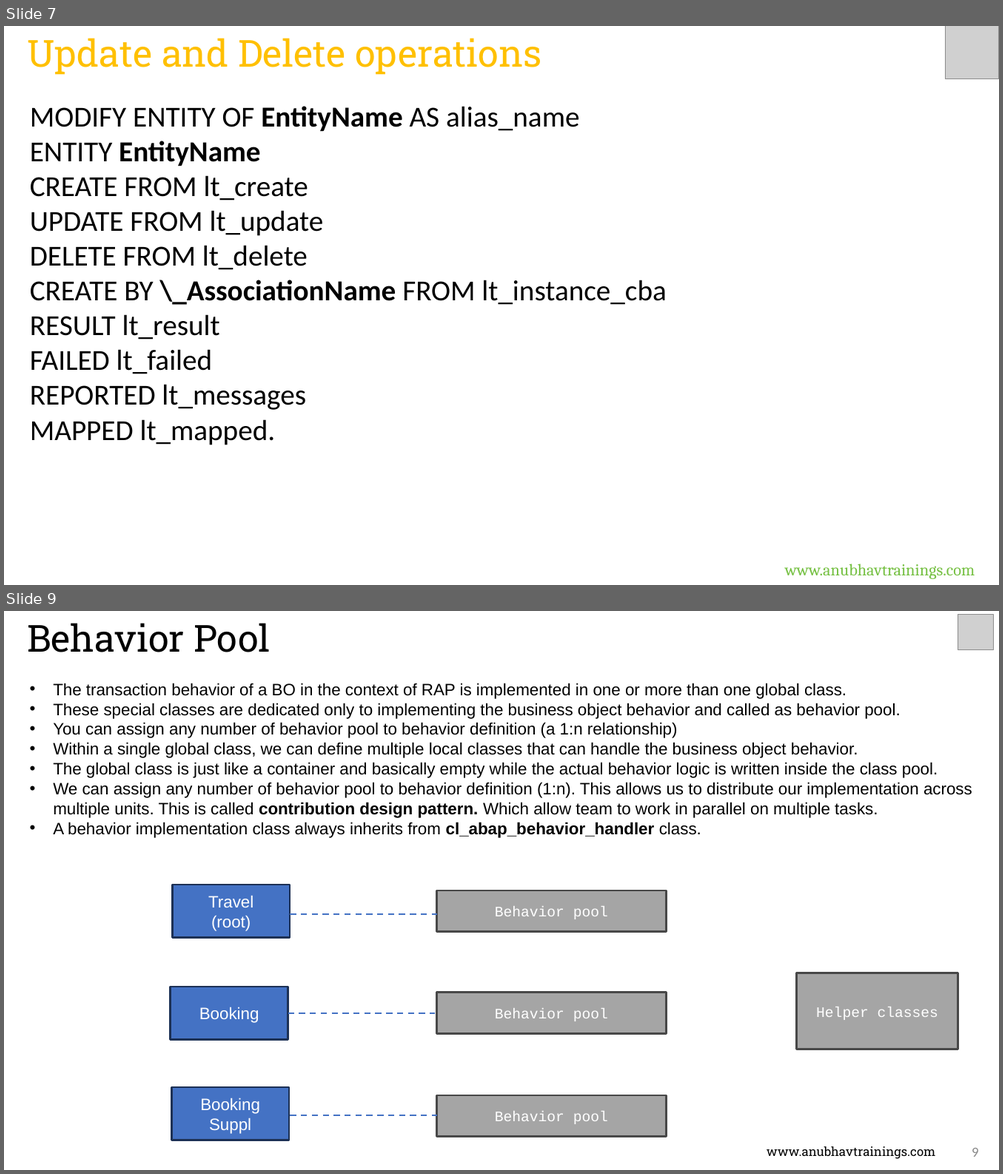
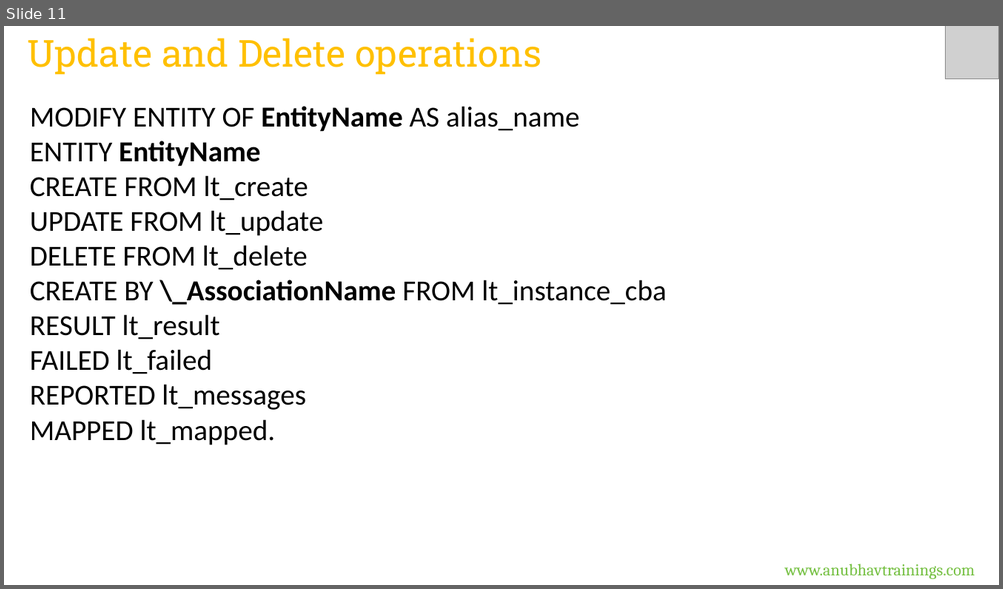
Before and after one commit to soyuztechnologies/CDS_AMDP_RAP_Training_60H, a slide deck: Day 11/DAY-11.pptx. Shown one above the other, each under a label of ours: slides 7 and 9 before the commit, slide 11 after it; the slides between them are not shown. The pictures are 1003x1174 and 1003x589 pixels, drawn with LibreOffice and Linux fonts; fonts in the diff are those of the drawing; grey boxes stand for pictures. Boxes give left, top, right and bottom in pixels: in the first picture for what was removed or moved away, otherwise in the second. Text is boxed around its words. In the diff, an @@ line names an element or a change of style, - is before the commit and + after.

```diff
--- a/Day 11/DAY-11.pptx
+++ b/Day 11/DAY-11.pptx
@@ slide 9 removed at [4,611,999,1170], background #FFFFFF @@
@@ text removed at [27,623,270,652] @@
-Behavior Pool
@@ picture removed at [958,615,993,649] @@
@@ text removed at [53,683,972,838] @@
-• The transaction behavior of a BO in the context of RAP is implemented in one or more than one global class.
-• These special classes are dedicated only to implementing the business object behavior and called as behavior pool.
-• You can assign any number of behavior pool to behavior definition (a 1:n relationship)
-• Within a single global class, we can define multiple local classes that can handle the business object behavior.
-• The global class is just like a container and basically empty while the actual behavior logic is written inside the class pool.
-• We can assign any number of behavior pool to behavior definition (1:n). This allows us to distribute our implementation across multiple units. This is called contribution design pattern. Which allow team to work in parallel on multiple tasks.
-• A behavior implementation class always inherits from cl_abap_behavior_handler class.
@@ rectangle removed at [172,885,289,938] @@
-Travel
-(root)
@@ rectangle removed at [437,891,666,932] @@
-Behavior pool
@@ line removed from (290, 914) to (437, 914) @@
@@ rectangle removed at [170,987,287,1040] @@
-Booking
@@ rectangle removed at [797,974,958,1050] @@
-Helper classes
@@ rectangle removed at [437,993,666,1034] @@
-Behavior pool
@@ line removed from (288, 1013) to (435, 1013) @@
@@ rectangle removed at [171,1088,288,1141] @@
-Booking Suppl
@@ rectangle removed at [437,1096,666,1137] @@
-Behavior pool
@@ line removed from (290, 1116) to (437, 1116) @@
@@ text removed at [766,1147,936,1159] @@
-www.anubhavtrainings.com
@@ page number removed at [971,1148,979,1157] @@
-9
@@ what was slide 7 is now slide 11 @@
```
Also in this commit, not shown: 3 slides changed, 4 slides added, 25 other slides removed, 31 other files.
